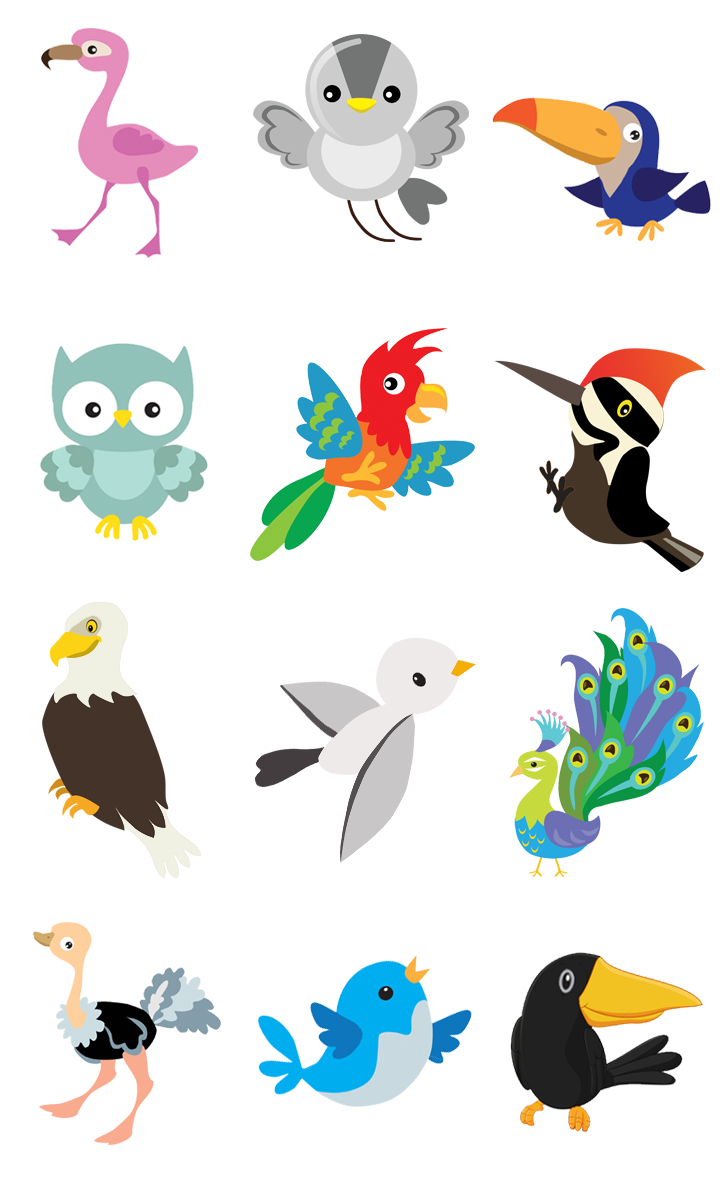
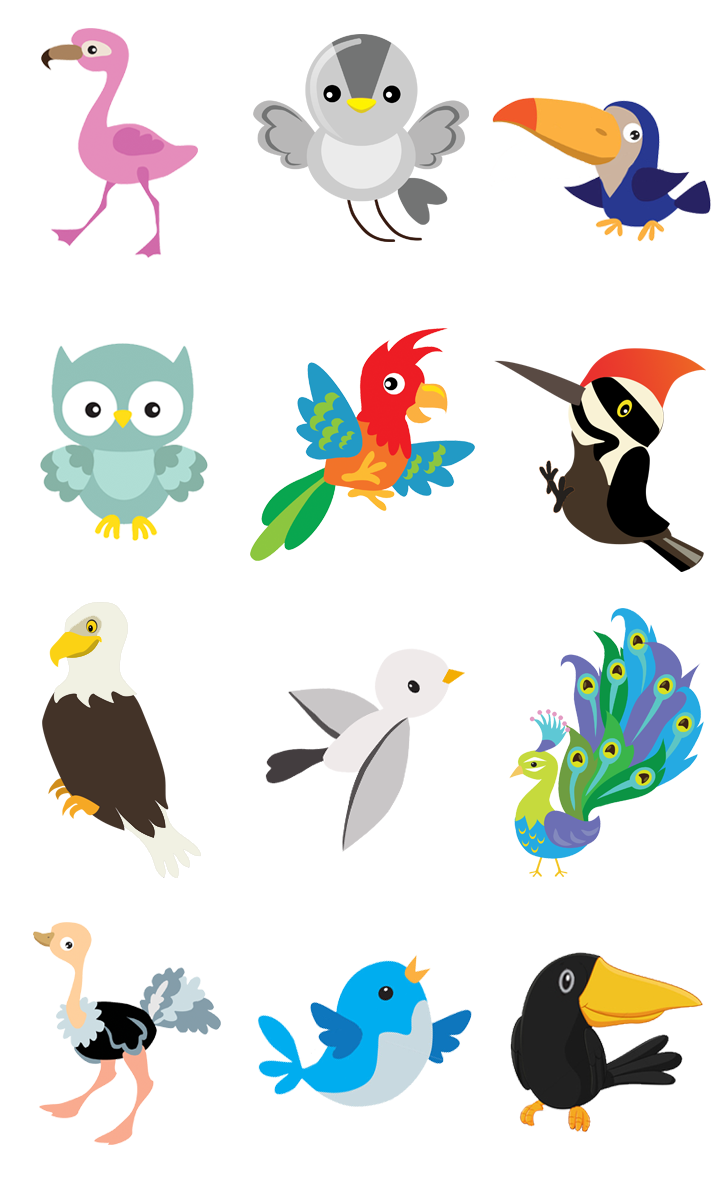
Before/after of a 720 x 1180 layered artwork. What changed in the layer stack:
painted on "Seagull" over [254, 637, 476, 863]
